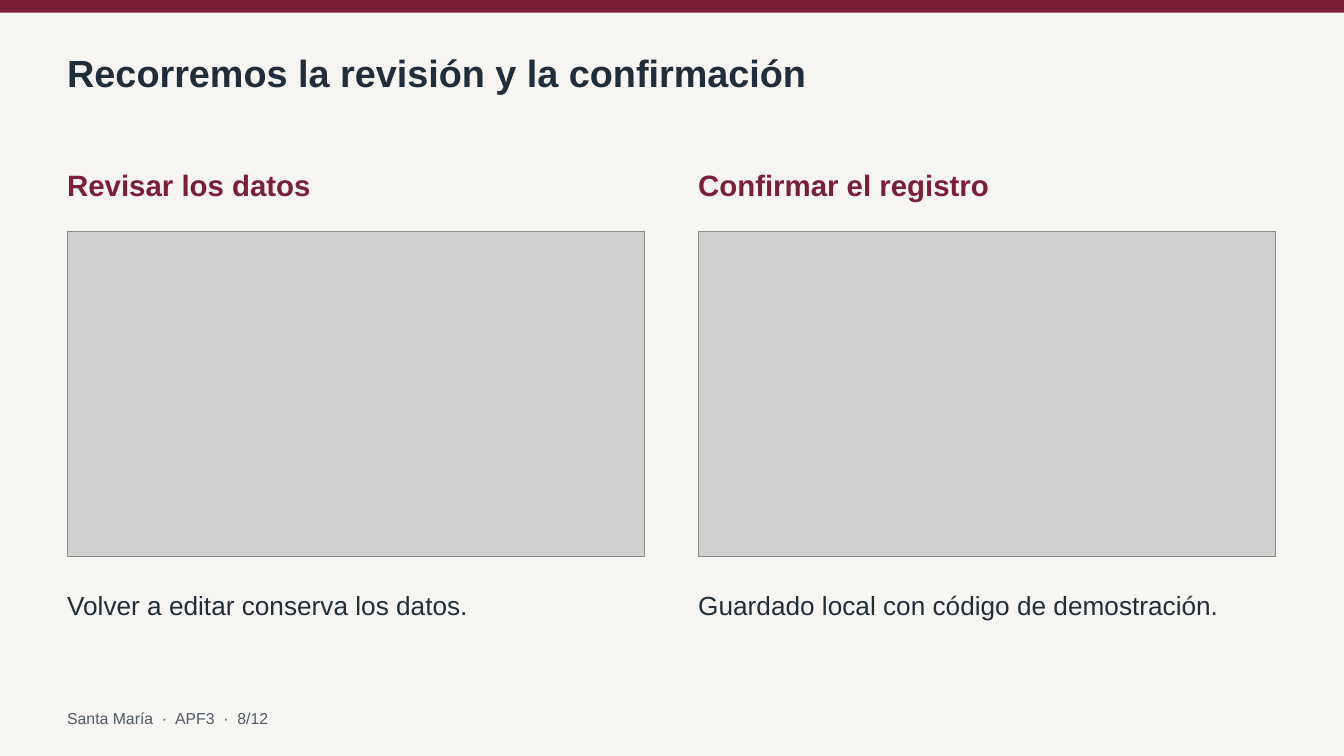
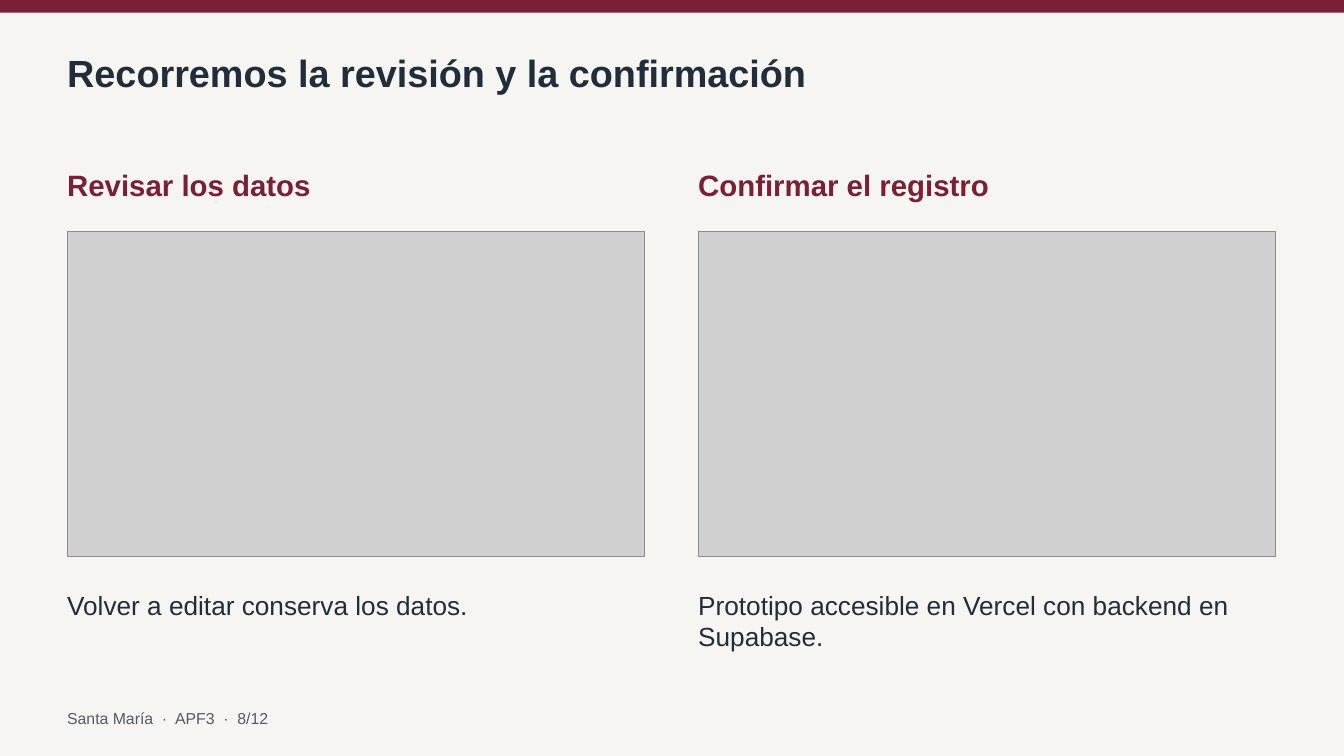
Before and after one commit to BruGeth/IHM_Colegio_Santa_Maria_Reyna_Angeles, a slide deck: slide 8 of avance informe 3/APF3_Grupo5_SantaMaria.pptx. Drawn at 1344x756 pixels with LibreOffice and Linux fonts; fonts in the diff are those of the drawing; grey boxes stand for pictures. Boxes give left, top, right and bottom in pixels: in the first picture for what was removed or moved away, otherwise in the second. Text is boxed around its words. In the diff, an @@ line names an element or a change of style, - is before the commit and + after.

Commit message:
feat(apf3): culminar informe tecnico, presentacion ejecutiva, matriz wcag y prototipo figma para entrega final

```diff
--- a/avance informe 3/APF3_Grupo5_SantaMaria.pptx
+++ b/avance informe 3/APF3_Grupo5_SantaMaria.pptx
@@ text at (698, 596, 1228, 652): text changed @@
-Guardado local con código de demostración.
+Prototipo accesible en Vercel con backend en Supabase.
```
Also in this commit, not shown: 3 other slides changed, 6 other files.
